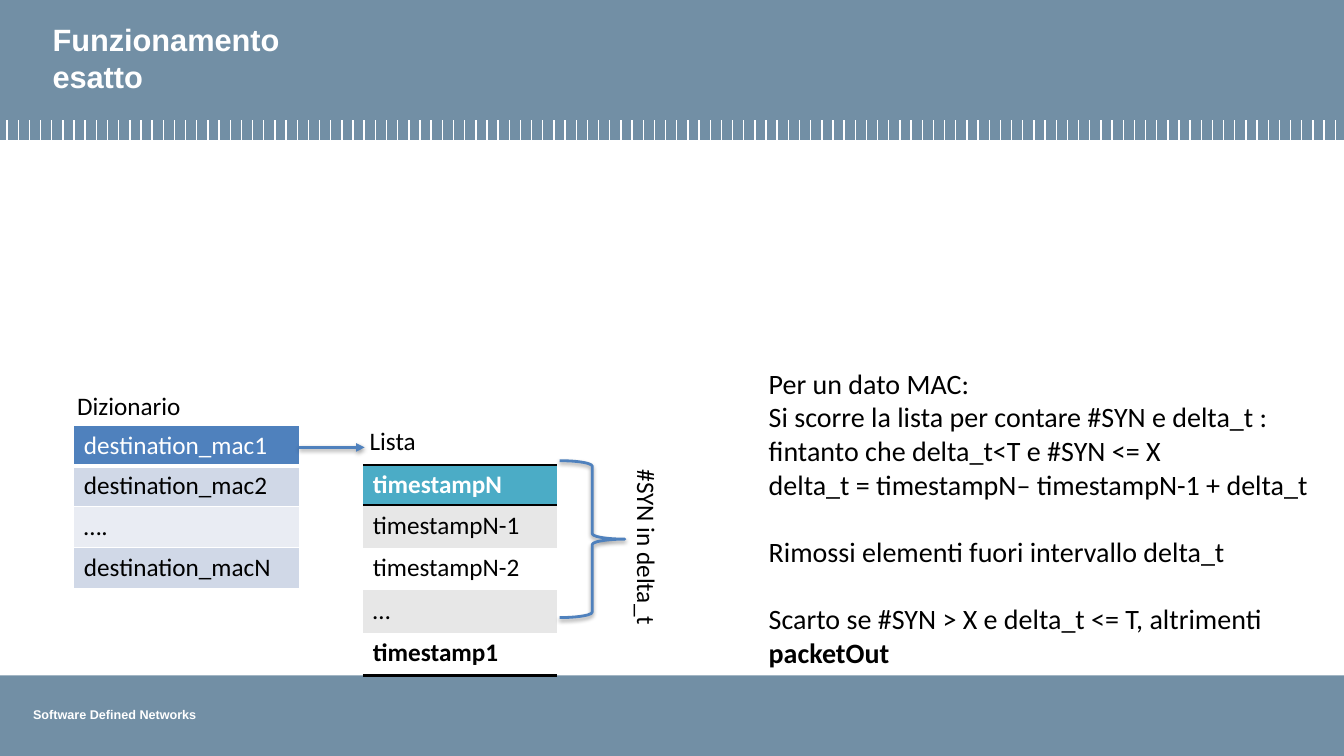
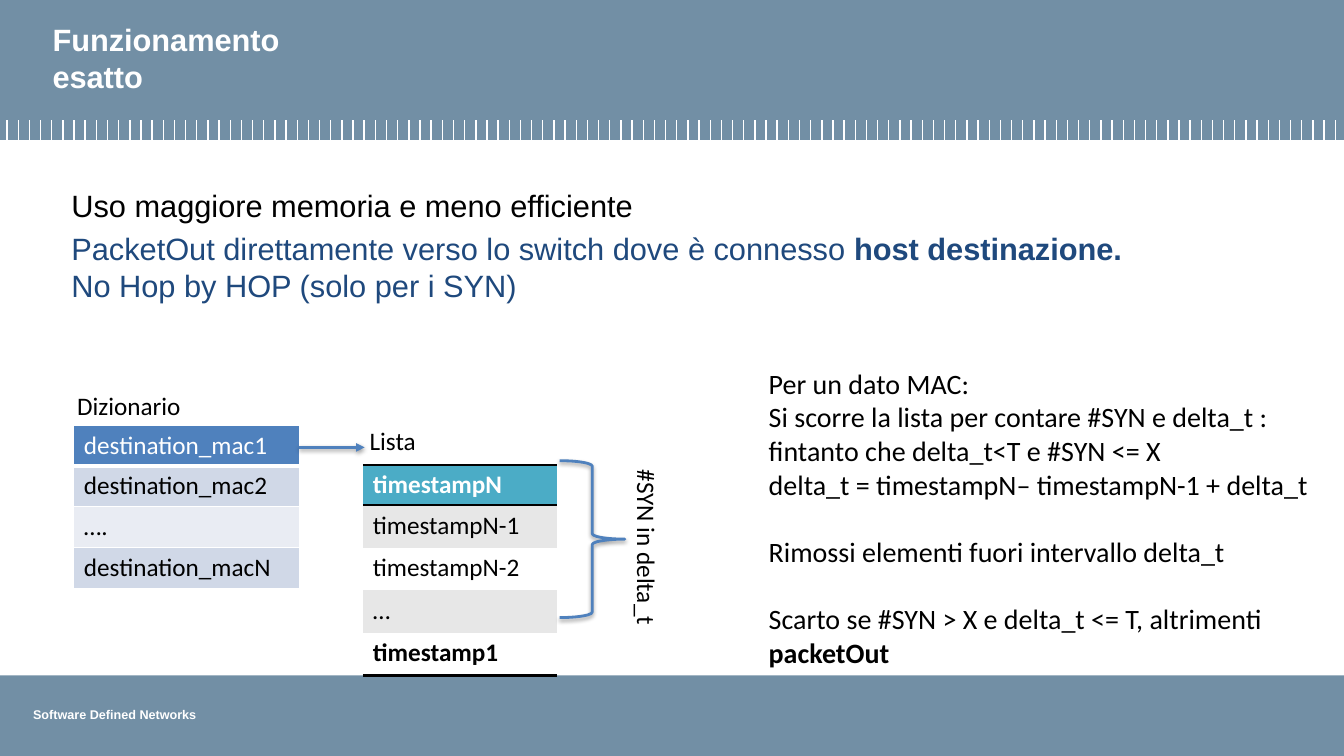
Before and after one commit to pierluigigrossi/progetto-SDN, a slide deck: slide 11 of finale8.pptx (slide 9 before the commit). Drawn at 1344x756 pixels with LibreOffice and Linux fonts; fonts in the diff are those of the drawing; background and template pictures are left out. Boxes give left, top, right and bottom in pixels: in the first picture for what was removed or moved away, otherwise in the second. Text is boxed around its words. In the diff, an @@ line names an element or a change of style, - is before the commit and + after.

```diff
--- a/finale8.pptx
+++ b/finale8.pptx
@@ text added at (71, 194, 1122, 302), 22 pt, text #1F497D @@
+Uso maggiore memoria e meno efficiente
+PacketOut direttamente verso lo switch dove è connesso host destinazione.
+No Hop by HOP (solo per i SYN)
```
Also in this commit, not shown: 3 other slides changed, 2 slides added, 1 other file.
